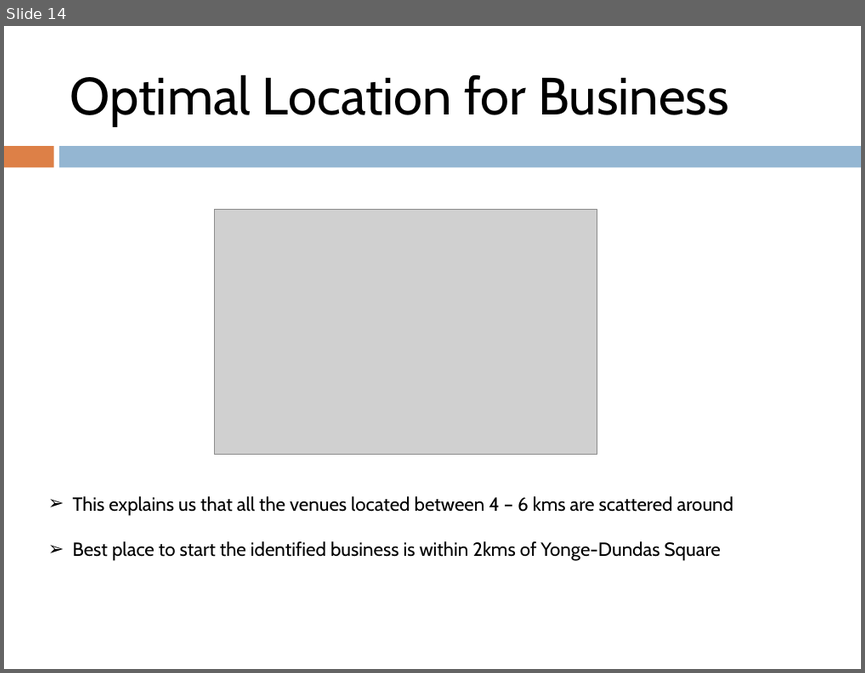
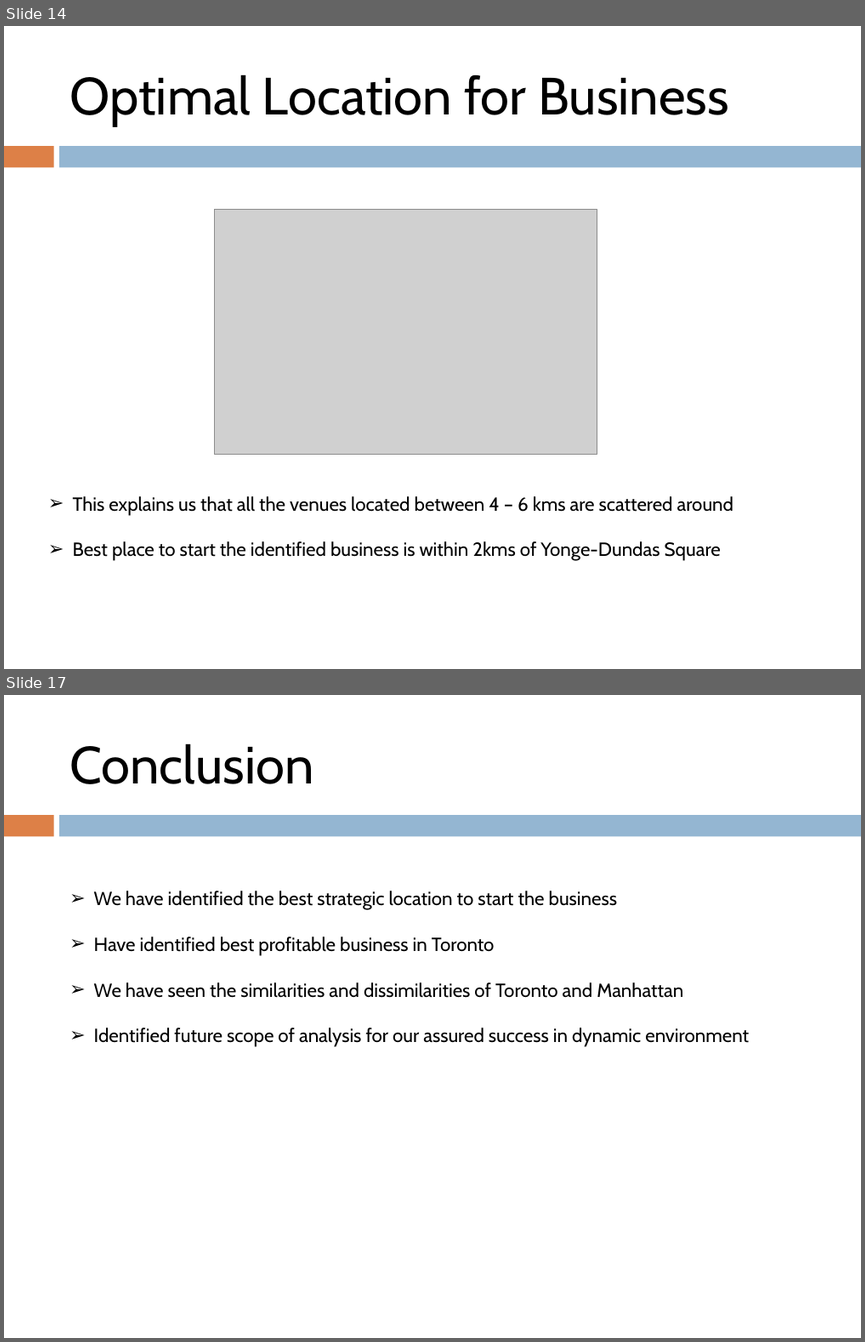
Before and after one commit to Jeyakumargd/Coursera_Capstone, a slide deck: Data Science capstone - Battle of Neighbourhoods.pptx. Shown one above the other, each under a label of ours: slide 14 before the commit, slides 14 and 17 after it; the slides between them are not shown. The pictures are 865x673 and 865x1342 pixels, drawn with LibreOffice and Linux fonts; fonts in the diff are those of the drawing; grey boxes stand for pictures. Boxes give left, top, right and bottom in pixels: in the first picture for what was removed or moved away, otherwise in the second. Text is boxed around its words. In the diff, an @@ line names an element or a change of style, - is before the commit and + after.

```diff
--- a/Data Science capstone - Battle of Neighbourhoods.pptx
+++ b/Data Science capstone - Battle of Neighbourhoods.pptx
@@ slide 17 added at [4,695,861,1338], background #FFFFFF; not listed: 2 template elements that a slide beside it also shows @@
@@ title added at [69,743,313,784], 44 pt, text #000000 @@
+Conclusion
@@ text added at [94,891,749,1047], 16 pt, text #000000 @@
+➢ We have identified the best strategic location to start the business
+➢ Have identified best profitable business in Toronto
+➢ We have seen the similarities and dissimilarities of Toronto and Manhattan
+➢ Identified future scope of analysis for our assured success in dynamic environment
```
Also in this commit, not shown: 2 other slides added, 1 slide removed.
